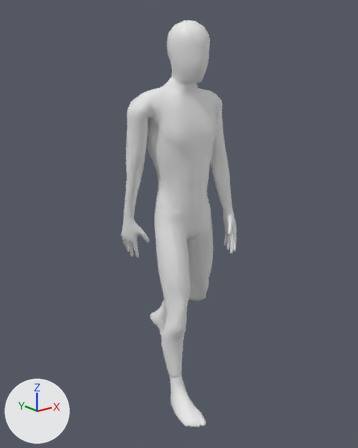
The glTF model client/public/models/Avatar.glb, before and after one commit.
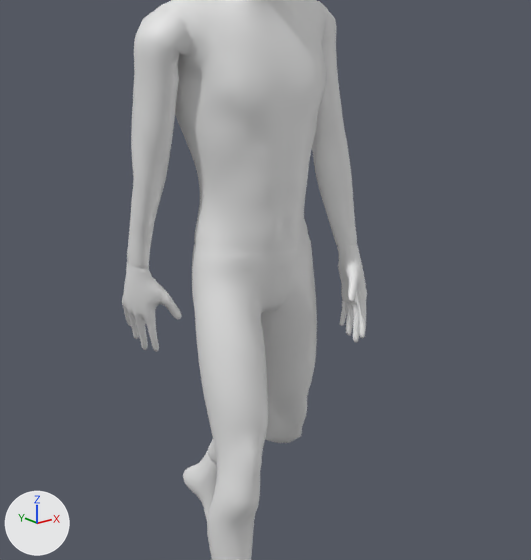
Old and new are each drawn whole from a 50 mm lens placed at (-2.49, -3.12, 2.76), pointed at (0.01, 0.0, 1.52) and again close up on the part from 18% to 88% of the width and 21% to 79% of the height. The lights are fixed; the arrows at lower left show +X, +Y and +Z. Both versions are drawn at frame 44 of the action 'Walking'; the numbers are the values there.

The first close-up shows 'Ch36'.
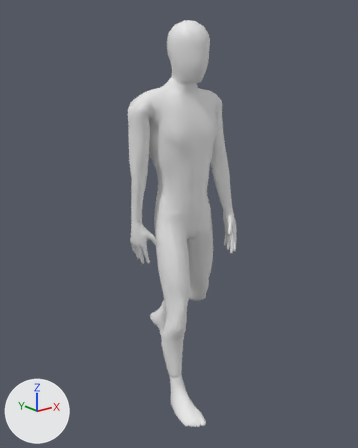
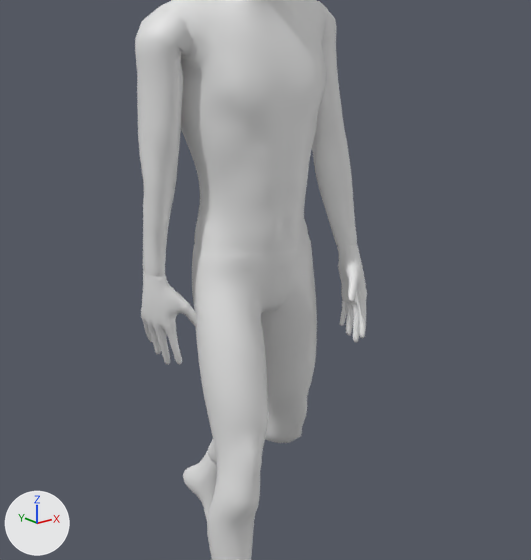
Changed parts and their boxes (x1, y1, x2, y2) in the close-ups (531 x 560 px):
'Ch36', posed
    before: (122, 0, 367, 560)
    after: (135, 0, 367, 560)
bone 'DEF-upper_arm.R', root to tip
    before: (160, 36) to (154, 103)
    after: (160, 36) to (159, 105)

What the commit changed:
Bone 'DEF-upper_arm.R' (bone_def_upper_arm_r) turns from (-3, 3, 87) to (5, -4, 87) degrees about its own x, y and z.
